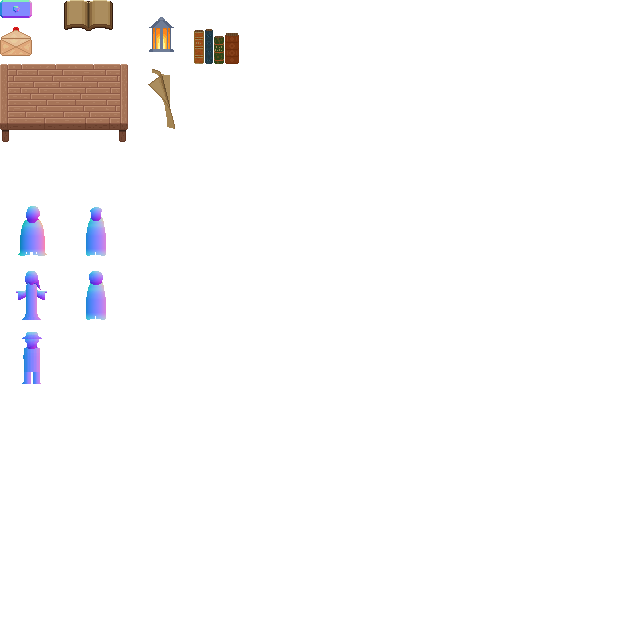
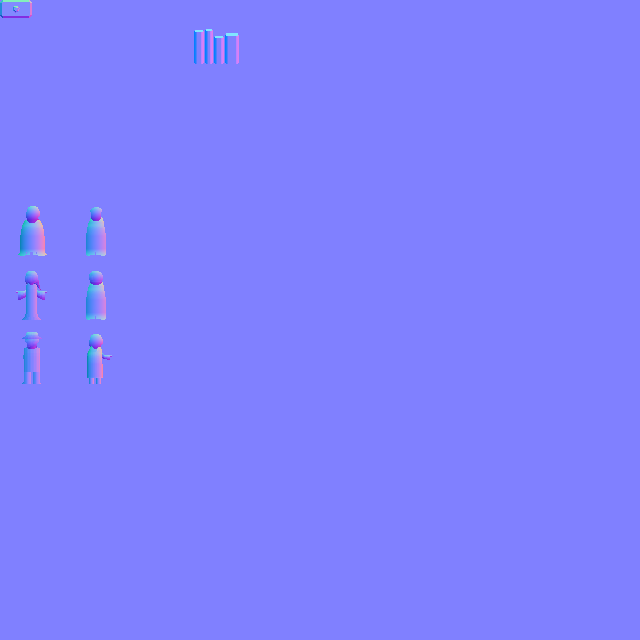
Two versions of the same layered image (640x640). Layer-by-layer changes:
painted on "PersonNormals" over [87, 281, 112, 384]
showed "Kurven 1" over [0, 0, 640, 640]
added layer "KitchenAid" in group "People" over [87, 334, 111, 384]
